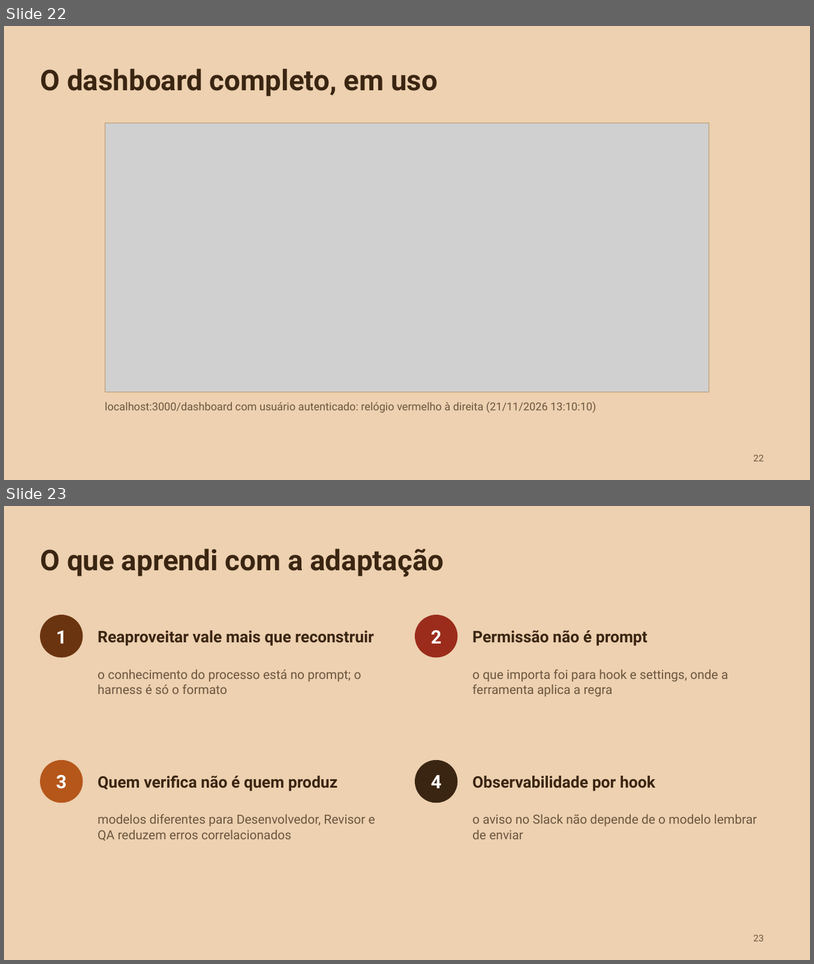
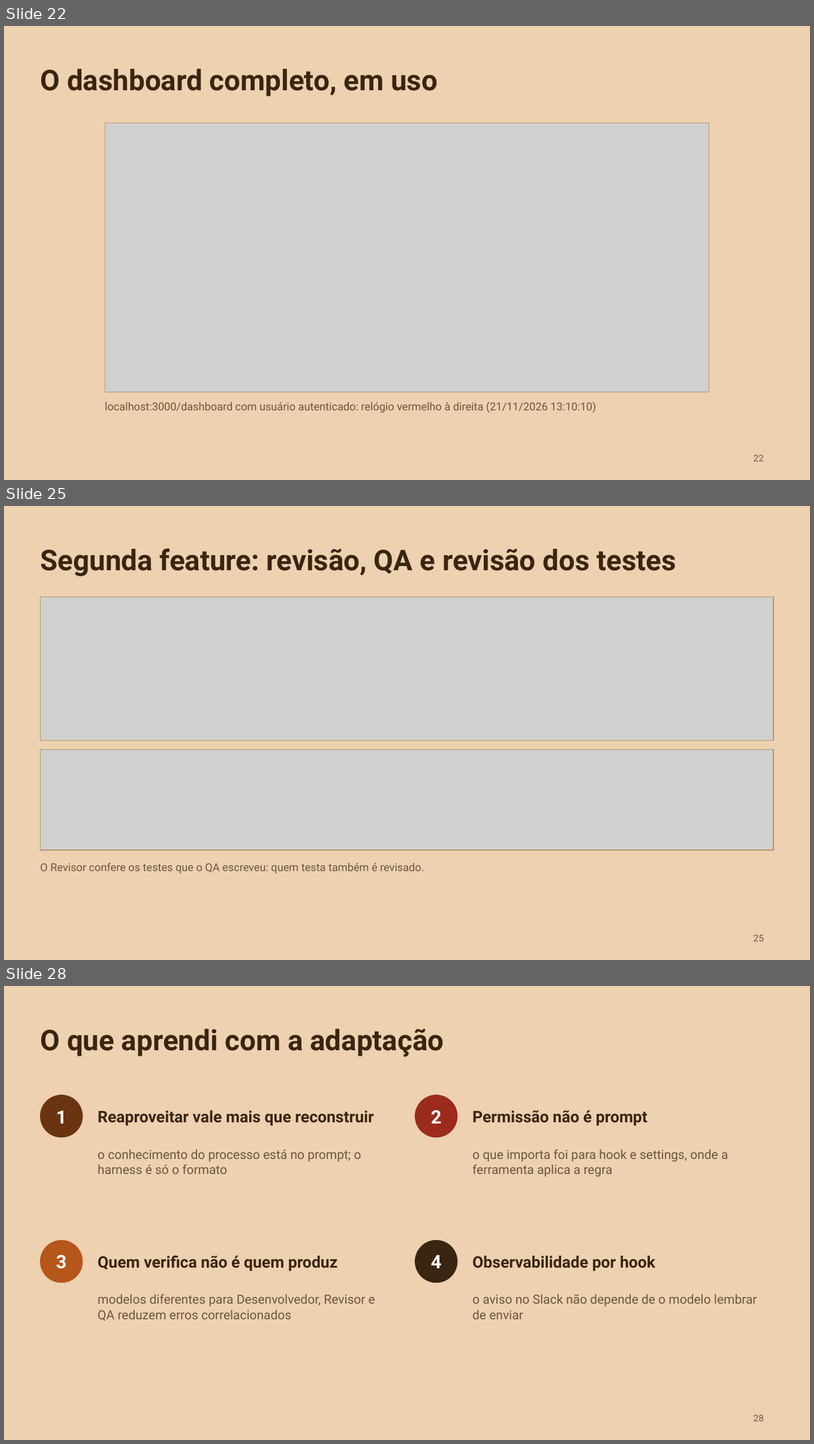
Before and after one commit to liviagomes30/fabrica-petcontrol, a slide deck: docs/fabrica/apresentacao-fabrica-claude-code.pptx. Shown one above the other, each under a label of ours: slides 22 and 23 before the commit, slides 22, 25 and 28 after it; the slides between them are not shown. The pictures are 814x964 and 814x1444 pixels, drawn with LibreOffice and Linux fonts; fonts in the diff are those of the drawing; grey boxes stand for pictures. Boxes give left, top, right and bottom in pixels: in the first picture for what was removed or moved away, otherwise in the second. Text is boxed around its words. In the diff, an @@ line names an element or a change of style, - is before the commit and + after.

```diff
--- a/docs/fabrica/apresentacao-fabrica-claude-code.pptx
+++ b/docs/fabrica/apresentacao-fabrica-claude-code.pptx
@@ slide 25 added at box(4, 506, 810, 960), background #EDD1B0 @@
@@ title added at box(40, 549, 677, 576), 34 pt, text #3A2512, bold @@
+Segunda feature: revisão, QA e revisão dos testes
@@ picture added at box(40, 597, 774, 741) @@
@@ rectangle added at box(40, 597, 774, 741), outline #B8956A 1 pt @@
@@ picture added at box(40, 750, 774, 850) @@
@@ rectangle added at box(40, 750, 774, 850), outline #B8956A 1 pt @@
@@ text added at box(40, 862, 424, 873), 13 pt, text #6B5640 @@
+O Revisor confere os testes que o QA escreveu: quem testa também é revisado.
@@ page number added at box(754, 934, 764, 941), 11 pt, text #6B5640 @@
+25
@@ what was slide 23 is now slide 28 @@
@@ page number at box(754, 1414, 764, 1421): text changed @@
-23
+28
```
Also in this commit, not shown: 1 slide changed, 5 other slides added, 1 slide removed, 13 other files.
